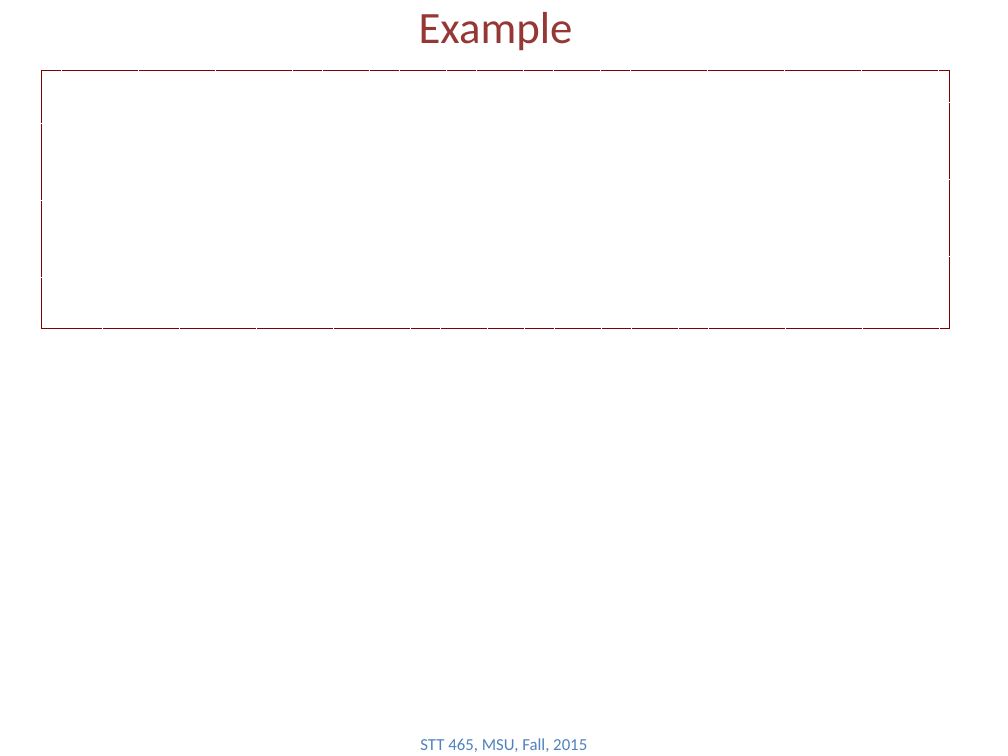
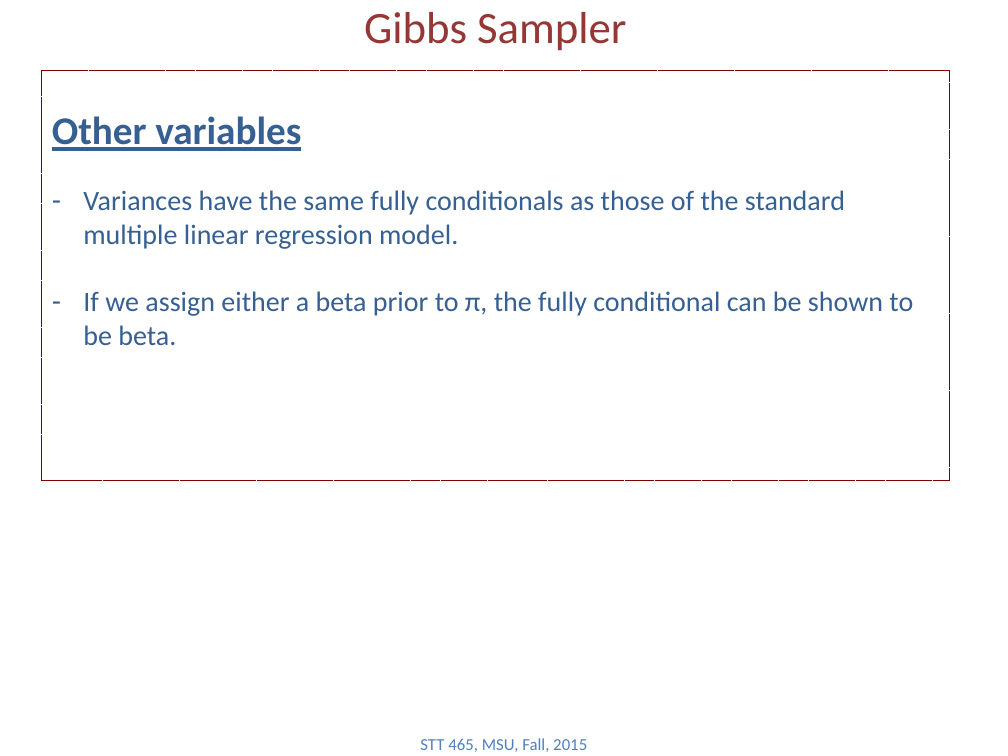
Before and after one commit to Boukos/STT465, a slide deck: slide 8 of STT465_15.pptx (slide 5 before the commit). Drawn at 1008x756 pixels with LibreOffice and Linux fonts; fonts in the diff are those of the drawing. Boxes give left, top, right and bottom in pixels: in the first picture for what was removed or moved away, otherwise in the second. Text is boxed around its words. In the diff, an @@ line names an element or a change of style, - is before the commit and + after.

```diff
--- a/STT465_15.pptx
+++ b/STT465_15.pptx
@@ title at box(364, 12, 626, 51): text changed @@
-Example
+Gibbs Sampler
@@ rectangle "Other variables": place and size @@
-rectangle "Other variables" at box(42, 71, 950, 329)
+rectangle "Other variables" at box(42, 71, 950, 481)
@@ text in rectangle at box(52, 116, 913, 345): text added @@
+Other variables
+– Variances have the same fully conditionals as those of the standard multiple linear regression model.
+– If we assign either a beta prior to π, the fully conditional can be shown to be beta.
```
Also in this commit, not shown: 4 other slides changed, 4 slides added, 13 slides removed, 1 other file.
